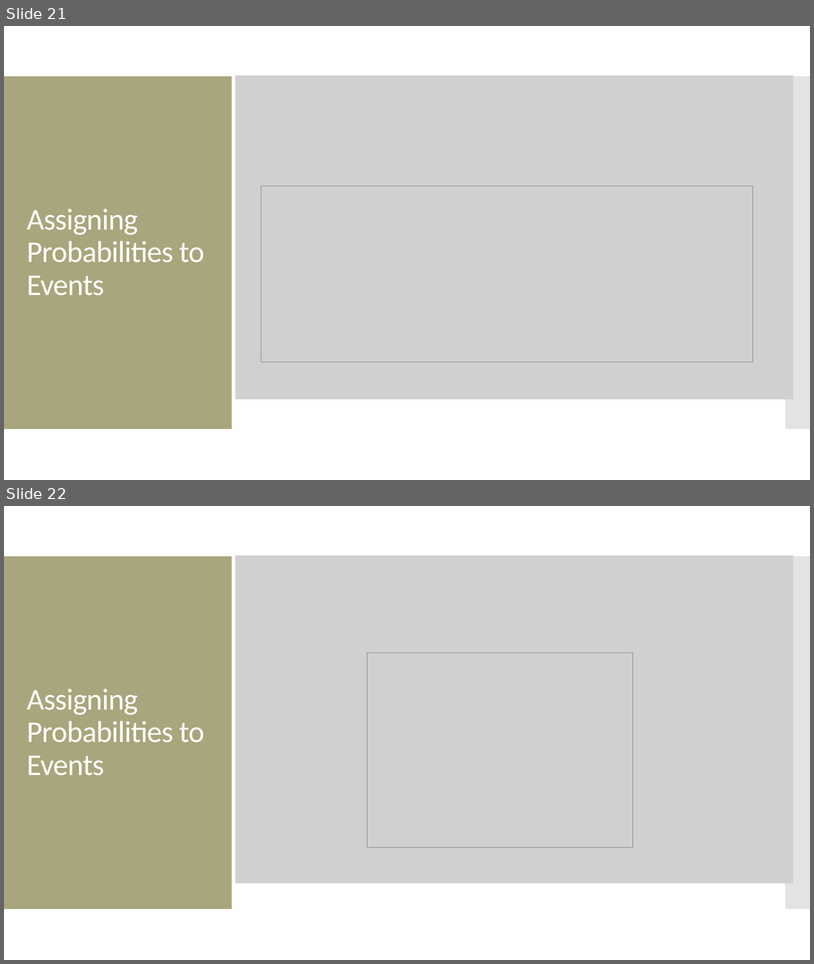
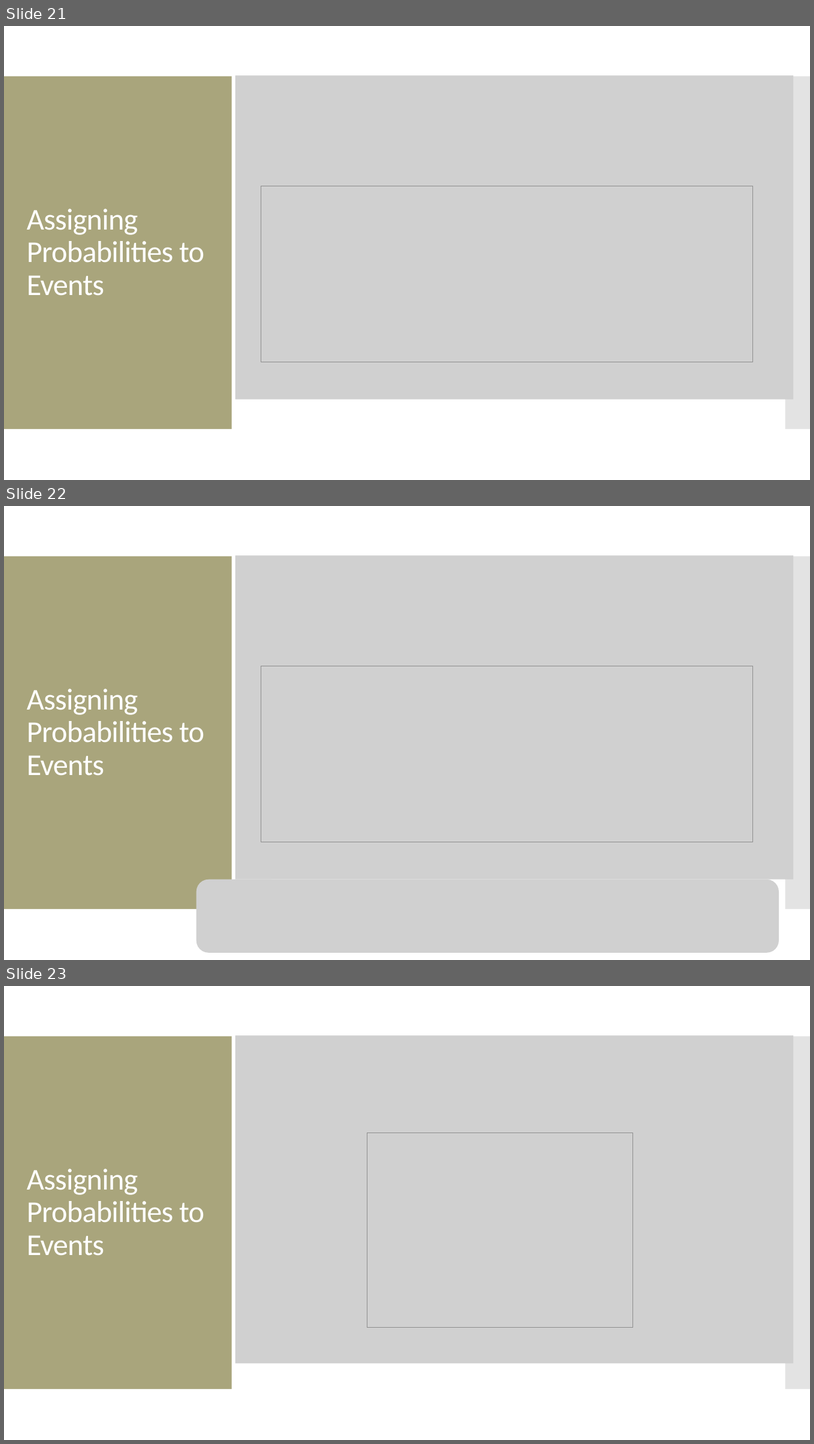
Before and after one commit to amosca01/MATH108-S24, a slide deck: slides/07-probability.pptx. Shown one above the other, each under a label of ours: slides 21 and 22 before the commit, slides 21, 22 and 23 after it. The pictures are 814x964 and 814x1444 pixels, drawn with LibreOffice and Linux fonts; fonts in the diff are those of the drawing; grey boxes stand for pictures. Boxes give left, top, right and bottom in pixels: in the first picture for what was removed or moved away, otherwise in the second. Text is boxed around its words. In the diff, an @@ line names an element or a change of style, - is before the commit and + after.

```diff
--- a/slides/07-probability.pptx
+++ b/slides/07-probability.pptx
@@ slide 22 added at [4,506,810,960], background #FFFFFF; not listed: 2 template elements that a slide beside it also shows @@
@@ picture added at [236,556,794,879] @@
@@ picture added at [261,666,753,842] @@
@@ title added at [27,688,204,775], 36 pt, text #FFFFFF @@
+Assigning Probabilities to Events
@@ picture added at [197,879,780,952] @@
@@ what was slide 22 is now slide 23 @@
```
Also in this commit, not shown: 1 slide changed, 9 other slides added, 3 slides removed, 4 other files.
